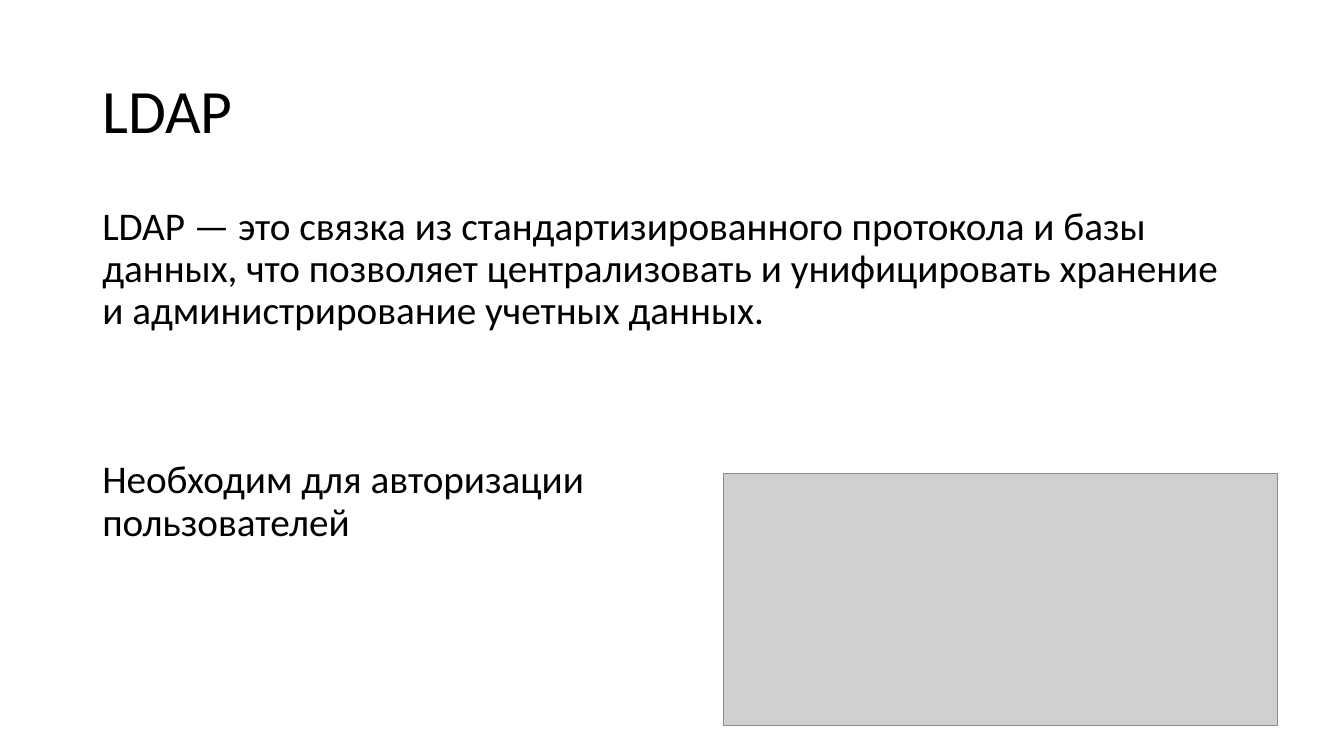
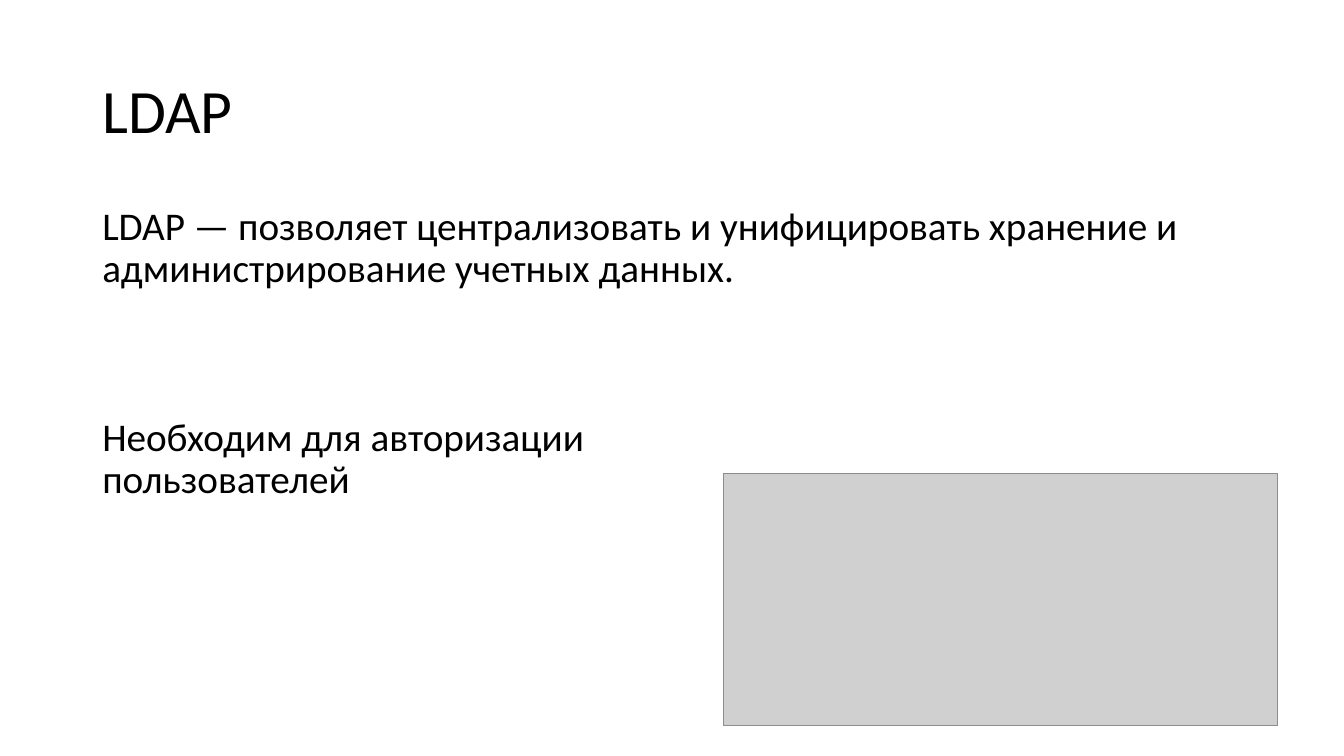
Before and after one commit to KozinOleg97/diplom, a slide deck: slide 16 of Vkr_p2.ppt. Drawn at 1344x756 pixels with LibreOffice and Linux fonts; fonts in the diff are those of the drawing; grey boxes stand for pictures. Boxes give left, top, right and bottom in pixels: in the first picture for what was removed or moved away, otherwise in the second. Text is boxed around its words. In the diff, an @@ line names an element or a change of style, - is before the commit and + after.

```diff
--- a/Vkr_p2.ppt
+++ b/Vkr_p2.ppt
@@ text at box(102, 213, 1177, 289): text changed @@
-LDAP — это связка из стандартизированного протокола и базы данных, что позволяет централизовать и унифицировать хранение и администрирование учетных данных.
+LDAP — позволяет централизовать и унифицировать хранение и администрирование учетных данных.
```
Also in this commit, not shown: 4 other slides changed, 1 slide added, 1 slide removed.
